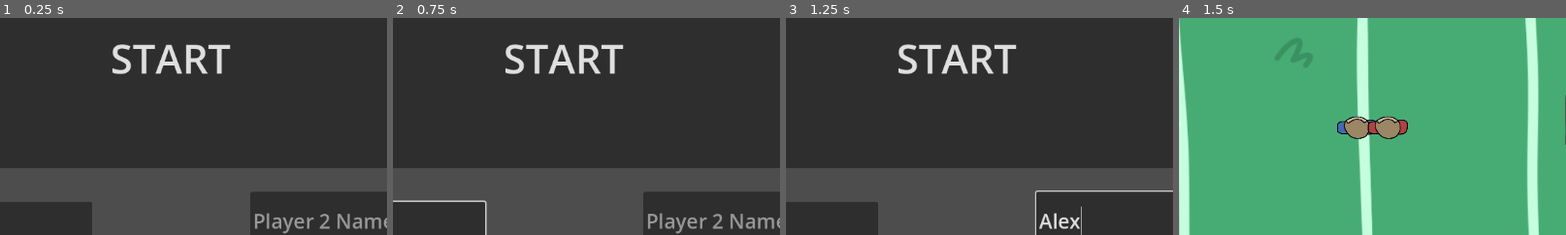
Above: before the commit, frames 1-4 (left to right).
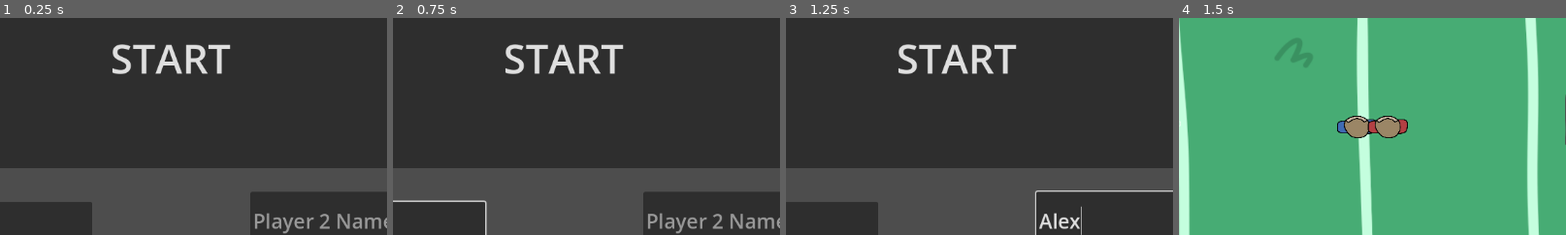
Above: after the commit, the same moments.

Repository: Calandir/ggj-2025
Game: Godot game, scene res://Scenes/menu.tscn
The game is run twice, just before and just after one commit, with the same random seed, the same clock (stepped at 60 frames per second) and the same inputs.
Inputs (mouse positions are % of the whole screen's width and height, from its top left):
- Up to frame 1 (0.25 s): no input
- Up to frame 2 (0.75 s): click (20, 73) at 0.52 s; type "Alex" at 0.6 s
- Up to frame 3 (1.25 s): click (80, 72) at 0.75 s; type "Alex" at 0.83 s
- Up to frame 4 (1.5 s): click "START" at 1.25 s
The pictures show only the part of the screen within x 27-77%, y 25-75%; the shares and areas given below are measured in that part.

Frames 1-3 are identical in both runs. In frame 4, 0.5% of the frame differs, in the area x 40-60%, y 45-56%.

Commit message:
added inbetween frames for run animations

Diff:
--- a/Resources/player_blue.tres
+++ b/Resources/player_blue.tres
@@ -10,17 +10,21 @@
 atlas = ExtResource("1_6hf5j")
 region = Rect2(0, 0, 300, 300)
 
-[sub_resource type="AtlasTexture" id="AtlasTexture_5njss"]
+[sub_resource type="AtlasTexture" id="AtlasTexture_1rll8"]
 atlas = ExtResource("1_6hf5j")
-region = Rect2(300, 0, 300, 300)
-
-[sub_resource type="AtlasTexture" id="AtlasTexture_u0hrh"]
-atlas = ExtResource("1_6hf5j")
-region = Rect2(600, 0, 300, 300)
+region = Rect2(0, 300, 300, 300)
 
 [sub_resource type="AtlasTexture" id="AtlasTexture_7dmcq"]
 atlas = ExtResource("1_6hf5j")
 region = Rect2(900, 0, 300, 300)
+
+[sub_resource type="AtlasTexture" id="AtlasTexture_qui4s"]
+atlas = ExtResource("1_6hf5j")
+region = Rect2(300, 300, 300, 300)
+
+[sub_resource type="AtlasTexture" id="AtlasTexture_dyr5q"]
+atlas = ExtResource("1_6hf5j")
+region = Rect2(300, 0, 300, 300)
 
 [resource]
 resource_name = "player_blue"
@@ -38,15 +42,27 @@
 "texture": SubResource("AtlasTexture_tgsws")
 }, {
 "duration": 1.0,
-"texture": SubResource("AtlasTexture_5njss")
-}, {
-"duration": 1.0,
-"texture": SubResource("AtlasTexture_u0hrh")
+"texture": SubResource("AtlasTexture_1rll8")
 }, {
 "duration": 1.0,
 "texture": SubResource("AtlasTexture_7dmcq")
+}, {
+"duration": 1.0,
+"texture": SubResource("AtlasTexture_1rll8")
+}, {
+"duration": 1.0,
+"texture": SubResource("AtlasTexture_tgsws")
+}, {
+"duration": 1.0,
+"texture": SubResource("AtlasTexture_qui4s")
+}, {
+"duration": 1.0,
+"texture": SubResource("AtlasTexture_dyr5q")
+}, {
+"duration": 1.0,
+"texture": SubResource("AtlasTexture_qui4s")
 }],
 "loop": true,
 "name": &"run",
-"speed": 7.0
+"speed": 14.0
 }]
--- a/Resources/player_red.tres
+++ b/Resources/player_red.tres
@@ -6,17 +6,25 @@
 atlas = ExtResource("1_j2n1i")
 region = Rect2(0, 0, 300, 300)
 
-[sub_resource type="AtlasTexture" id="AtlasTexture_yonxc"]
+[sub_resource type="AtlasTexture" id="AtlasTexture_croju"]
 atlas = ExtResource("1_j2n1i")
-region = Rect2(300, 0, 300, 300)
+region = Rect2(0, 300, 300, 300)
+
+[sub_resource type="AtlasTexture" id="AtlasTexture_to8a4"]
+atlas = ExtResource("1_j2n1i")
+region = Rect2(900, 0, 300, 300)
 
 [sub_resource type="AtlasTexture" id="AtlasTexture_1kt7t"]
 atlas = ExtResource("1_j2n1i")
 region = Rect2(600, 0, 300, 300)
 
-[sub_resource type="AtlasTexture" id="AtlasTexture_to8a4"]
+[sub_resource type="AtlasTexture" id="AtlasTexture_jhg16"]
 atlas = ExtResource("1_j2n1i")
-region = Rect2(900, 0, 300, 300)
+region = Rect2(300, 300, 300, 300)
+
+[sub_resource type="AtlasTexture" id="AtlasTexture_yonxc"]
+atlas = ExtResource("1_j2n1i")
+region = Rect2(300, 0, 300, 300)
 
 [resource]
 resource_name = "player_red"
@@ -34,15 +42,27 @@
 "texture": SubResource("AtlasTexture_tnhgx")
 }, {
 "duration": 1.0,
-"texture": SubResource("AtlasTexture_yonxc")
+"texture": SubResource("AtlasTexture_croju")
+}, {
+"duration": 1.0,
+"texture": SubResource("AtlasTexture_to8a4")
+}, {
+"duration": 1.0,
+"texture": SubResource("AtlasTexture_croju")
 }, {
 "duration": 1.0,
 "texture": SubResource("AtlasTexture_1kt7t")
 }, {
 "duration": 1.0,
-"texture": SubResource("AtlasTexture_to8a4")
+"texture": SubResource("AtlasTexture_jhg16")
+}, {
+"duration": 1.0,
+"texture": SubResource("AtlasTexture_yonxc")
+}, {
+"duration": 1.0,
+"texture": SubResource("AtlasTexture_jhg16")
 }],
 "loop": true,
 "name": &"run",
-"speed": 7.0
+"speed": 14.0
 }]
--- a/Scenes/player.tscn
+++ b/Scenes/player.tscn
@@ -17,3 +17,4 @@
 [node name="AnimatedSprite2D" type="AnimatedSprite2D" parent="."]
 scale = Vector2(0.8, 0.8)
 sprite_frames = ExtResource("2_yd5le")
+animation = &"run"
Binary file changed: Art/blue_player_sprite_sheet.png
Binary file changed: Art/red_player_sprite_sheet.png
Not shown: 1 places in Resources/player_blue.tres that only renumber resources
Not shown: 1 places in Resources/player_red.tres that only renumber resources
